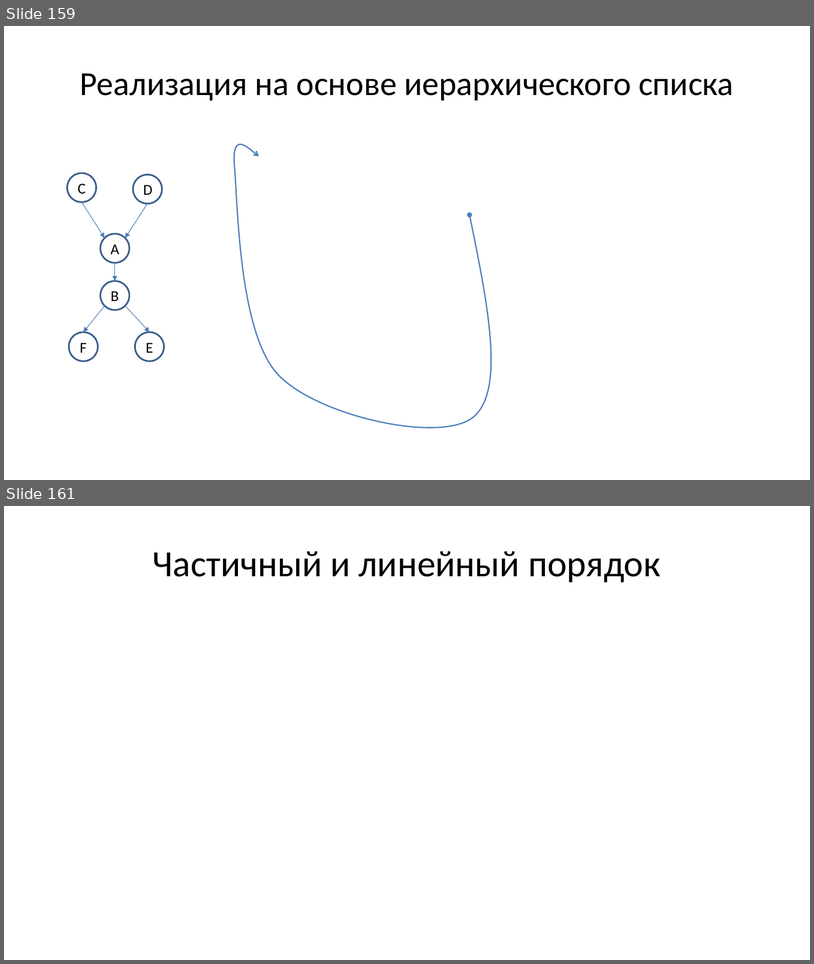
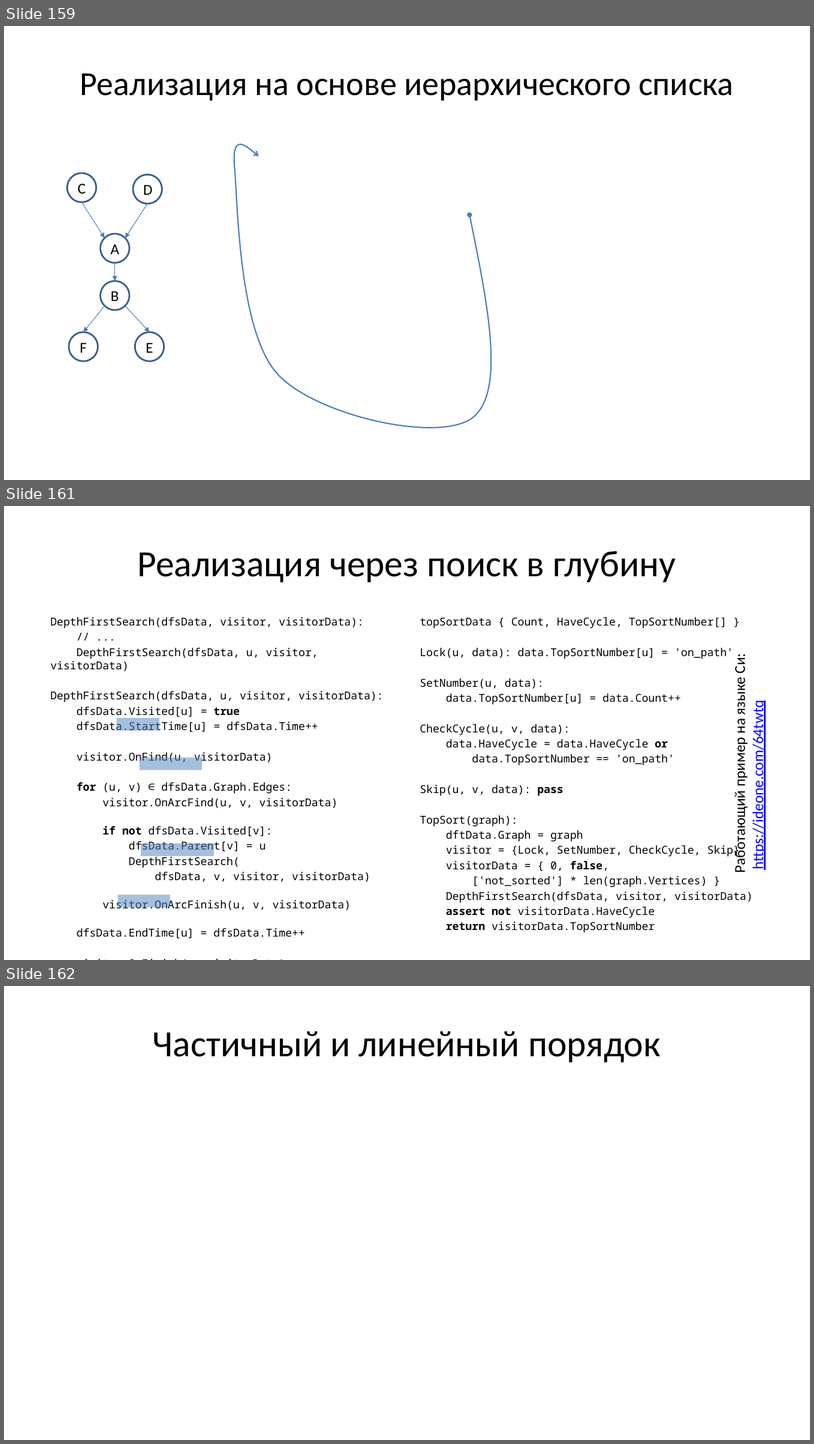
Before and after one commit to Evgueni-Petrov-aka-espetrov/Algorithms-and-Programming-in-C-pptx, a slide deck: 18 Кратчайшие пути и топсорт.pptx. Shown one above the other, each under a label of ours: slides 159 and 161 before the commit, slides 159, 161 and 162 after it; the slides between them are not shown. The pictures are 814x964 and 814x1444 pixels, drawn with LibreOffice and Linux fonts; fonts in the diff are those of the drawing. Boxes give left, top, right and bottom in pixels: in the first picture for what was removed or moved away, otherwise in the second. Text is boxed around its words. In the diff, an @@ line names an element or a change of style, - is before the commit and + after.

Commit message:
разбил на слои; добавил реализацию через dfs; добавил транзитивное замыкание и подсчета самонепересекающихся путей на основе алгоритма Флойда-Уоршелла

```diff
--- a/18 Кратчайшие пути и топсорт.pptx
+++ b/18 Кратчайшие пути и топсорт.pptx
@@ slide 161 added at (4,506,810,960), background #FFFFFF @@
@@ title added at (137,551,676,582), 44 pt, text #000000 @@
+Реализация через поиск в глубину
@@ text added at (50,617,384,938), 12.9 pt, text #000000 @@
+DepthFirstSearch(dfsData, visitor, visitorData):
+// ...
+DepthFirstSearch(dfsData, u, visitor, visitorData)
+DepthFirstSearch(dfsData, u, visitor, visitorData):
+dfsData.Visited[u] = true
+dfsData.StartTime[u] = dfsData.Time++
+visitor.OnFind(u, visitorData)
+for (u, v) ∈ dfsData.Graph.Edges:
+visitor.OnArcFind(u, v, visitorData)
+if not dfsData.Visited[v]:
+dfsData.Parent[v] = u
+DepthFirstSearch(
+dfsData, v, visitor, visitorData)
+visitor.OnArcFinish(u, v, visitorData)
+dfsData.EndTime[u] = dfsData.Time++
+visitor.OnFinish(u, visitorData)
@@ text added at (420,617,753,918), 12.9 pt, text #000000 @@
+topSortData { Count, HaveCycle, TopSortNumber[] }
+Lock(u, data): data.TopSortNumber[u] = 'on_path'
+SetNumber(u, data):
+data.TopSortNumber[u] = data.Count++
+CheckCycle(u, v, data):
+data.HaveCycle = data.HaveCycle or
+data.TopSortNumber == 'on_path'
+Skip(u, v, data): pass
+TopSort(graph):
+dftData.Graph = graph
+visitor = {Lock, SetNumber, CheckCycle, Skip}
+visitorData = { 0, false,
+['not_sorted'] * len(graph.Vertices) }
+DepthFirstSearch(dfsData, visitor, visitorData)
+assert not visitorData.HaveCycle
+return visitorData.TopSortNumber
@@ text added at (731,655,768,871), 18 pt, text #000000 @@
+Работающий пример на языке Си:
+https://ideone.com/64twtq
@@ rectangle added at (117,718,159,730), fill #4F81BD at 50% opacity @@
@@ rectangle added at (140,757,202,770), fill #4F81BD at 50% opacity @@
@@ rectangle added at (141,844,214,856), fill #4F81BD at 50% opacity @@
@@ rectangle added at (118,894,170,907), fill #4F81BD at 50% opacity @@
@@ what was slide 161 is now slide 162 @@
```
Also in this commit, not shown: 23 slides changed, 1 other slide added, 1 slide removed.
